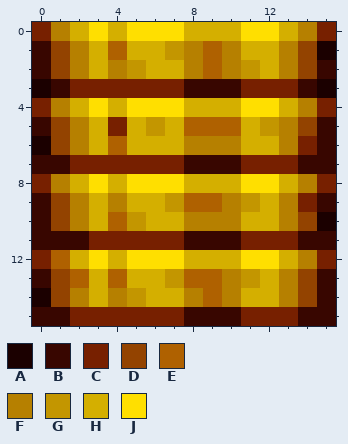
Pixel-art sprite: src/main/resources/assets/nfc/stationapi/textures/block/machines/heat_coil_2.png. The first picture shows the starting point.
The file is 16x16 pixels.
Palette (. is transparent): A #1b0000  B #380600  C #772000  D #934300  E #af6100  F #b68000  G #c39600  H #d4af00  J #ffdf00
Pixels before, first column x 0:
 0 CFHJHJJJHHHJJHFC
 1 BDFHEHHGFEFHHFDA
 2 BDFHFGHHFEFGHFDB
 3 ABCCCCCCBBBCCCBA
 4 CFHJHJJJHHHJJHFC
 5 BDFHCHGHEEEHGFDB
 6 ADFHEHHHFFFHHFCB
 7 BBCCCCCCBBBCCCBB
 8 CFHJHJJJHHHJJHFC
 9 BDFHFHHGEEFGHFCB
10 BDFHEGHHFFFHHFDA
11 BBBCCCCCBBBCCCBB
12 CEHJHJJJHHHJJHFC
13 BDEHEHHGEEFGHFDB
14 ADFHFGHHFEFHHFDB
15 BBCCCCCCBBBCCCBB
Once edited:
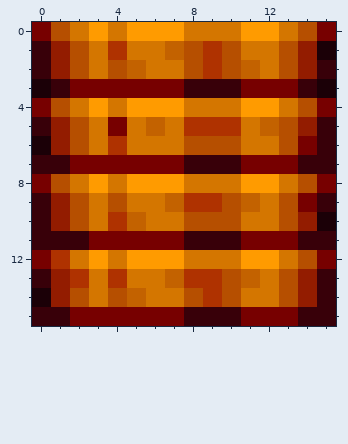
Edits made:
Colour A changes from #1b0000 to #1b0007.
Colour B changes from #380600 to #380009.
Colour C changes from #772000 to #770000.
Colour D changes from #934300 to #931c00.
Colour E changes from #af6100 to #af3200.
Colour F changes from #b68000 to #b64f00.
Colour G changes from #c39600 to #c36200.
Colour H changes from #d4af00 to #d47600.
Colour J changes from #ffdf00 to #ff9b00.
Where, in picture pixels (left, top, right, bottom), the same in both pictures:
changed: (32, 22, 336, 326)
